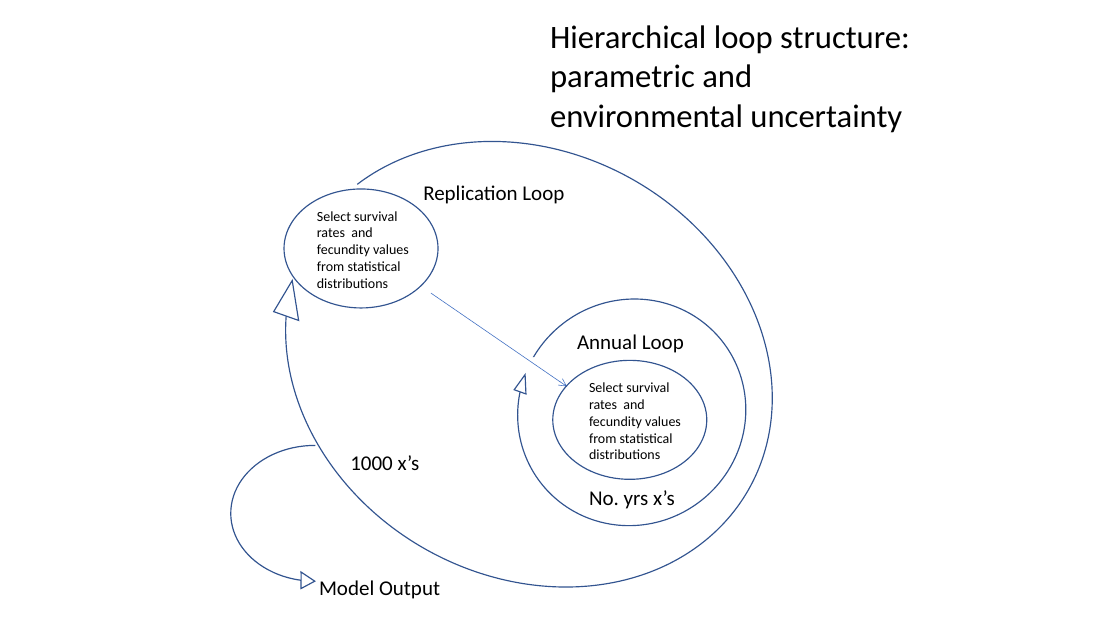
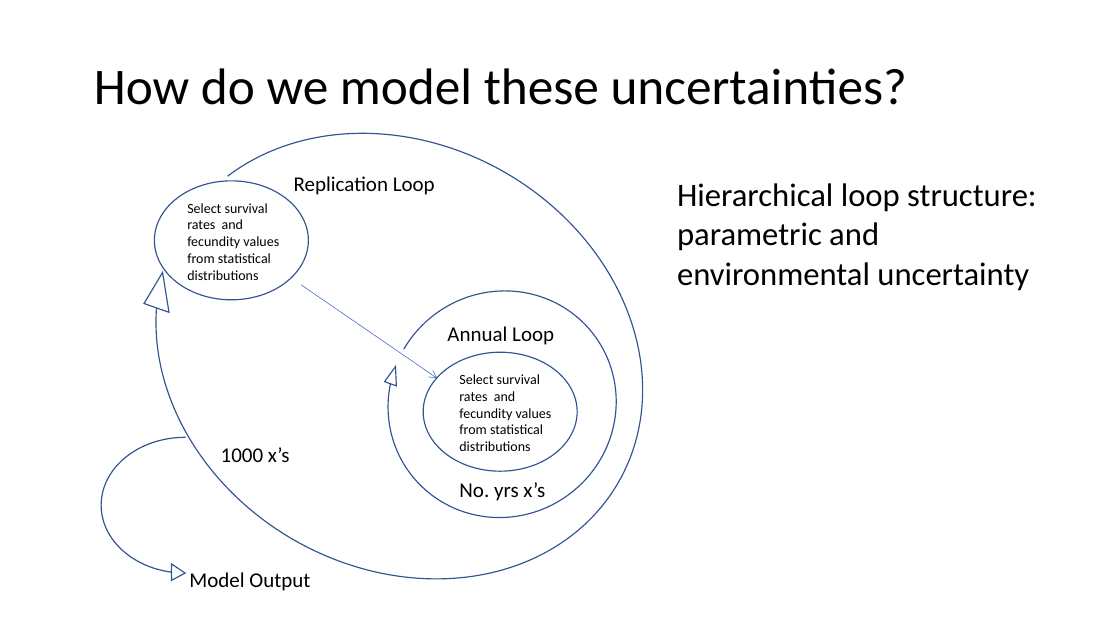
Before and after one commit to ssa200/ssa200.github.io, a slide deck: slide 34 of static/lectures/SSA_Lecture9_MatrixDemPVA.pptx (slide 32 before the commit). Drawn at 1120x630 pixels with LibreOffice and Linux fonts; fonts in the diff are those of the drawing; background and template pictures are left out. Boxes give left, top, right and bottom in pixels: in the first picture for what was removed or moved away, otherwise in the second. Text is boxed around its words. In the diff, an @@ line names an element or a change of style, - is before the commit and + after.

```diff
--- a/static/lectures/SSA_Lecture9_MatrixDemPVA.pptx
+++ b/static/lectures/SSA_Lecture9_MatrixDemPVA.pptx
@@ text added at (94, 68, 907, 105), 44 pt, text #000000 @@
+How do we model these uncertainties?
@@ text at (677, 183, 1037, 291): text changed @@
-Hierarchical loop structure: parametric and environmental uncertainty
+Hierarchical loop structure:
+parametric and environmental uncertainty
@@ 5 texts, 2 circular arrows, 2 ellipses, 1 arrow: place and size @@
-5 texts, 2 circular arrows, 2 ellipses, 1 arrow at (186, 37, 872, 630)
+5 texts, 2 circular arrows, 2 ellipses, 1 arrow at (56, 28, 742, 630)
@@ 2 texts, 1 curved right arrow: place and size @@
-2 texts, 1 curved right arrow at (231, 334, 684, 589)
+2 texts, 1 curved right arrow at (101, 326, 554, 581)
```
Also in this commit, not shown: 22 other slides changed, 3 slides added, 1 slide removed, 14 other files.
